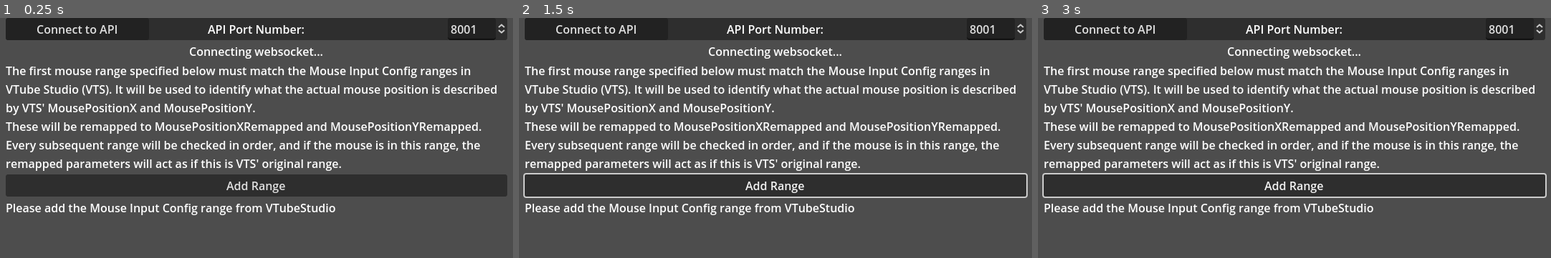
Above: before the commit, frames 1-3 (left to right).
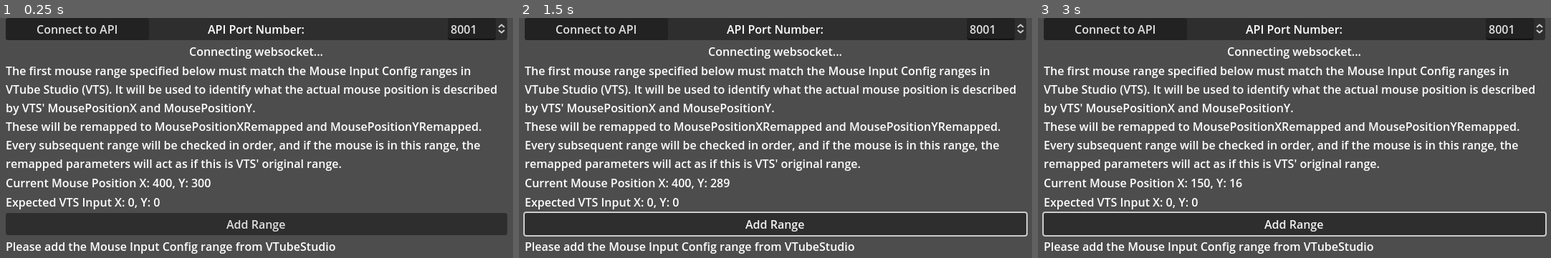
Above: after the commit, the same moments.

Repository: ChakriLazuli/VTS_MouseMapping
Game: Godot game, scene res://Scenes/Main.tscn
Same seed, same stepped clock (60 frames per second), same inputs: the game is played once before the commit and once after it.
Inputs:
- Up to frame 1 (0.25 s): no input
- Up to frame 2 (1.5 s): click "Add Range" at 0.5 s; click "Add Range" at 1.25 s
- Up to frame 3 (3 s): click "Add Range" at 2 s; click "Connect to API" at 2.75 s

The runs differ from the first frame. In frame 1, 20% of the frame differs, in the area x 1-99%, y 65-99%; in frame 2, 23%, in the area x 0-100%, y 64-99%; in frame 3, 23%.

Commit message:
Estimate positioning and output using own mouse tracking. Allow range editing without moving window movement.

Diff:
--- a/Scenes/Main.tscn
+++ b/Scenes/Main.tscn
@@ -71,6 +71,14 @@
 Every subsequent range will be checked in order, and if the mouse is in this range, the remapped parameters will act as if this is VTS' original range."
 autowrap_mode = 2
 
+[node name="CurrentMouse" type="Label" parent="CanvasLayer/GridContainer"]
+layout_mode = 2
+text = "Current Mouse Position:"
+
+[node name="OutputEstimate" type="Label" parent="CanvasLayer/GridContainer"]
+layout_mode = 2
+text = "Expected Output:"
+
 [node name="AddRange" type="Button" parent="CanvasLayer/GridContainer"]
 layout_mode = 2
 text = "Add Range"
--- a/Scenes/RangeEditWindow.tscn
+++ b/Scenes/RangeEditWindow.tscn
@@ -83,6 +83,11 @@
 layout_mode = 2
 text = "Cancel"
 
+[node name="MatchWindow" type="CheckBox" parent="VSplitContainer/GridContainer"]
+layout_mode = 2
+button_pressed = true
+text = "Sync Range and Window"
+
 [connection signal="close_requested" from="." to="." method="_on_close_requested"]
 [connection signal="value_changed" from="VSplitContainer/GridContainer/MinX" to="." method="_on_min_x_value_changed"]
 [connection signal="value_changed" from="VSplitContainer/GridContainer/MaxX" to="." method="_on_max_x_value_changed"]
--- a/Scripts/ConfigHelper.gd
+++ b/Scripts/ConfigHelper.gd
@@ -1,7 +1,7 @@
 class_name ConfigHelper
 extends Node
 
-#Should be found under user/Roaming/Godot/VTS_MouseMapping
+#Should be found under user/AppData/Roaming/Godot/VTS_MouseMapping
 @onready var config = ConfigFile.new()
 const config_location = "user://MouseMappingConfig.cfg"
 const ws_config_section = "websocket"
--- a/Scripts/Main.gd
+++ b/Scripts/Main.gd
@@ -9,6 +9,9 @@
 @onready var api_port: SpinBox = $CanvasLayer/GridContainer/APIPanel/APIPort
 @onready var network_status_label: Label = $CanvasLayer/GridContainer/NetworkStatusLabel
 
+@onready var current_mouse_label: Label = $CanvasLayer/GridContainer/CurrentMouse
+@onready var output_estimate_label: Label = $CanvasLayer/GridContainer/OutputEstimate
+
 @onready var range_window: RangeEditWindow = $RangeEditWindow
 
 @onready var ranges_grid_3: GridContainer = $CanvasLayer/GridContainer/RangesGrid
@@ -33,8 +36,8 @@
 var _current_editing_range_index = 0
 
 var _do_process_network = false
-var _last_x_pixel: float = 0
-var _last_y_pixel: float = 0
+var _last_pixel: Vector2 = Vector2(0, 0)
+var _last_output: Vector2 = Vector2(0, 0)
 
 var _authentication_token_valid = false
 
@@ -54,6 +57,7 @@
 #Runtime loop
 func _process(delta):
 	_request_mouse_values()
+	_update_mouse_estimates()
 
 func _connect_to_websocket():
 	network_status_label.text = "Connecting websocket..."
@@ -177,7 +181,7 @@
 			_update_custom_mouse_y(data[PARAMETER_VALUE_KEY])
 
 func _update_custom_mouse_x(base_value: float):
-	_last_x_pixel = _x_to_screen_pixel(base_value)
+	_last_pixel.x = _x_to_screen_pixel(base_value)
 	_update_custom_mouse()
 
 func _x_to_screen_pixel(base_value: float) -> float:
@@ -193,7 +197,7 @@
 	return screen_pixel
 
 func _update_custom_mouse_y(base_value: float):
-	_last_y_pixel = _y_to_screen_pixel(base_value)
+	_last_pixel.y = _y_to_screen_pixel(base_value)
 	_update_custom_mouse()
 
 func _y_to_screen_pixel(base_value: float) -> float:
@@ -210,23 +214,24 @@
 		return false
 
 	var mouse_range = mouse_ranges[index]
-	_update_custom_mouse_for_axis(CUSTOM_MOUSE_X_PARAMETER, _last_x_pixel, mouse_range[MINX_KEY], mouse_range[MAXX_KEY])
-	_update_custom_mouse_for_axis(CUSTOM_MOUSE_Y_PARAMETER, _last_y_pixel, mouse_range[MINY_KEY], mouse_range[MAXY_KEY])
+	_last_output.x = _update_custom_mouse_for_axis(CUSTOM_MOUSE_X_PARAMETER, _last_pixel.x, mouse_range[MINX_KEY], mouse_range[MAXX_KEY])
+	_last_output.y = _update_custom_mouse_for_axis(CUSTOM_MOUSE_Y_PARAMETER, _last_pixel.y, mouse_range[MINY_KEY], mouse_range[MAXY_KEY])
 	return true
 
 func _is_in_range(index: int) -> bool:
 	var range = mouse_ranges[index]
-	if  _last_x_pixel < range[MINX_KEY] || range[MAXX_KEY] < _last_x_pixel:
+	if  _last_pixel.x < range[MINX_KEY] || range[MAXX_KEY] < _last_pixel.x:
 		return false
-	if  _last_y_pixel < range[MINY_KEY] || range[MAXY_KEY] < _last_y_pixel:
+	if  _last_pixel.y < range[MINY_KEY] || range[MAXY_KEY] < _last_pixel.y:
 		return false
 	return true
 
-func _update_custom_mouse_for_axis(axis: String, pixel: float, min: float, max: float):
+func _update_custom_mouse_for_axis(axis: String, pixel: float, min: float, max: float) -> float:
 	var range_size: float = max - min
 	var pixel_0_1: float = (pixel - min) / range_size
 	var result: float = pixel_0_1 * 2 - 1
 	socket_helper.send_to_websocket_dictionary(message_constructor.get_set_parameter_value_request(axis, result))
+	return result
 
 #UI interactions
 func _on_range_edit_window_range_submitted():
@@ -299,3 +304,11 @@
 	config_helper.set_ws_url(new_url)
 	network_status_label.text = "Port changed, please reconnect when you are ready!"
 	socket_helper.disconnect_from_websocket()
+
+func _update_mouse_estimates():
+	if !_do_process_network:
+		var real_mouse_pos = DisplayServer.mouse_get_position()
+		_last_pixel = real_mouse_pos
+		_update_custom_mouse()
+	current_mouse_label.text = "Current Mouse Position X: {}, Y: {}".format([_last_pixel.x, _last_pixel.y], "{}")
+	output_estimate_label.text = "Expected VTS Input X: {}, Y: {}".format([_last_output.x, _last_output.y], "{}")
--- a/Scripts/RangeEditWindow.gd
+++ b/Scripts/RangeEditWindow.gd
@@ -11,6 +11,8 @@
 @onready var max_x = $VSplitContainer/GridContainer/MaxX
 @onready var max_y = $VSplitContainer/GridContainer/MaxY
 
+@onready var match_window: CheckBox = $VSplitContainer/GridContainer/MatchWindow
+
 # Called when the node enters the scene tree for the first time.
 func _ready():
 	pass
@@ -20,6 +22,8 @@
 		_refresh_size_ui()
 
 func _refresh_size_ui():
+	if !match_window.button_pressed:
+		return
 	min_x.value = position.x
 	min_y.value = position.y - _get_min_y_modifier()
 	max_x.value = position.x + size.x
@@ -49,8 +53,11 @@
 	#Use Exclusive to prevent 1 pixel size margin
 	#Cannot be popup window, as that breaks the full screen transition
 
+func _should_update_fields() -> bool:
+	return !is_fullscreen() && match_window.button_pressed
+
 func _on_min_x_value_changed(value):
-	if is_fullscreen():
+	if !_should_update_fields():
 		return
 	var diff = position.x - min_x.value
 	position.x -= diff
@@ -58,14 +65,14 @@
 
 
 func _on_max_x_value_changed(value):
-	if is_fullscreen():
+	if !_should_update_fields():
 		return
 	var diff = position.x + size.x - max_x.value
 	size.x -= diff
 
 
 func _on_min_y_value_changed(value):
-	if is_fullscreen():
+	if !_should_update_fields():
 		return
 	var diff = position.y - min_y.value - _get_min_y_modifier()
 	position.y -= diff
@@ -73,7 +80,7 @@
 
 
 func _on_max_y_value_changed(value):
-	if is_fullscreen():
+	if !_should_update_fields():
 		return
 	var diff = position.y + size.y - max_y.value
 	size.y -= diff
